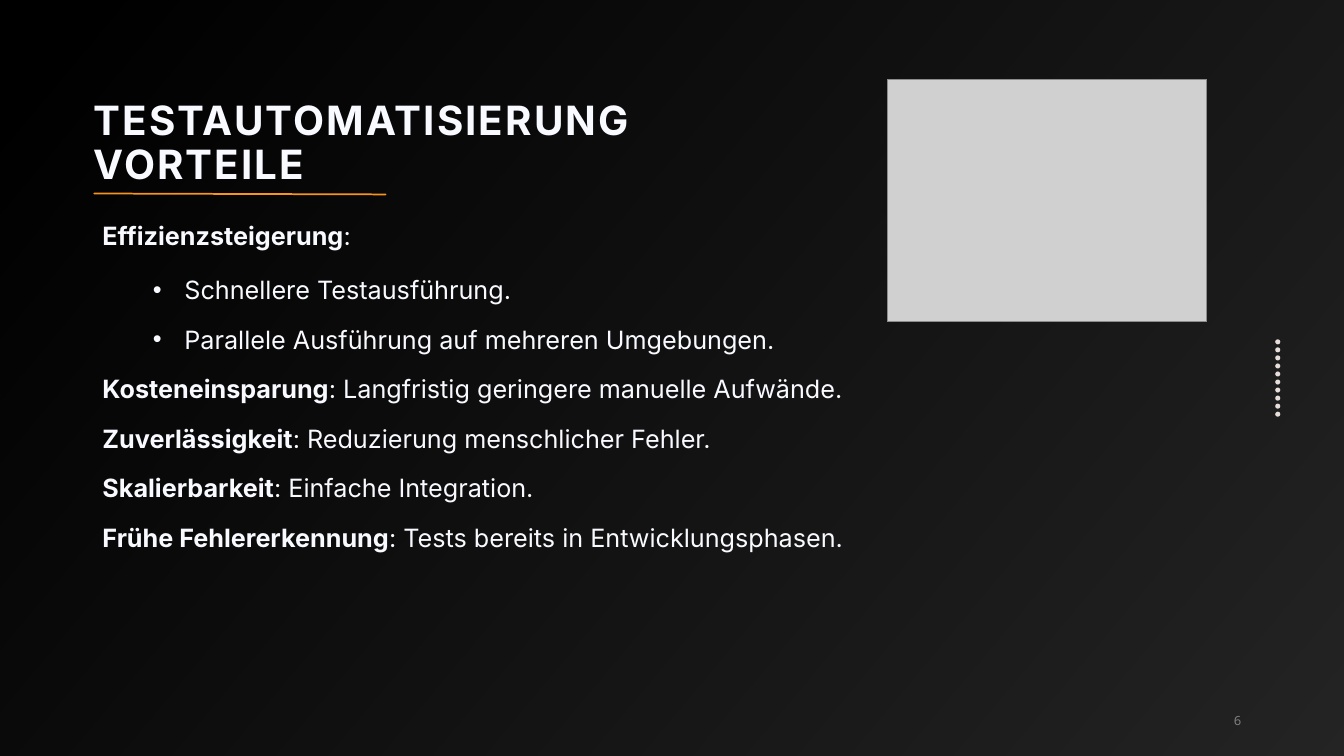
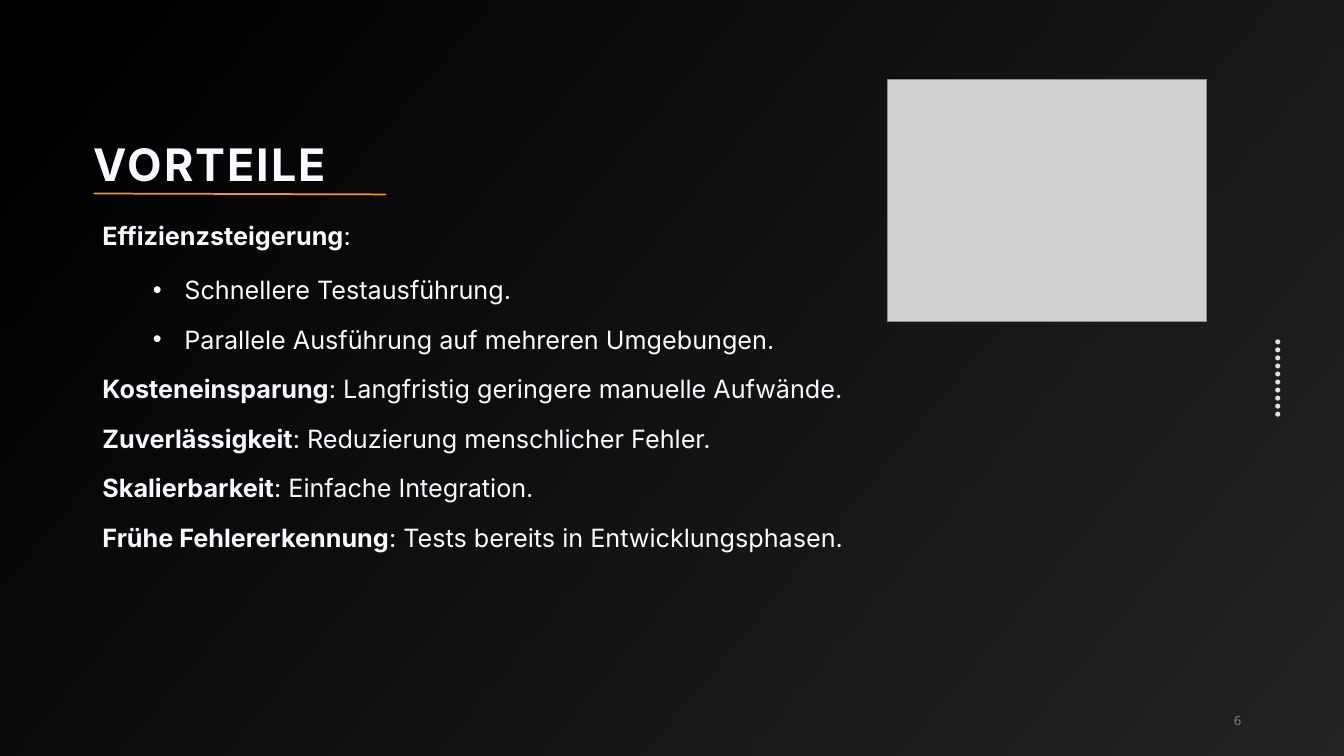
Before and after one commit to 1dah/ali_exam, a slide deck: slide 6 of Präsentation/SDLC Präsentation.pptx. Drawn at 1344x756 pixels with LibreOffice and Linux fonts; fonts in the diff are those of the drawing; grey boxes stand for pictures. Boxes give left, top, right and bottom in pixels: in the first picture for what was removed or moved away, otherwise in the second. Text is boxed around its words. In the diff, an @@ line names an element or a change of style, - is before the commit and + after.

```diff
--- a/Präsentation/SDLC Präsentation.pptx
+++ b/Präsentation/SDLC Präsentation.pptx
@@ title at bbox=[94, 148, 327, 182]: text changed; size 28.8 to 32 pt @@
-TESTAUTOMATISIERUNG
-VORTEILE
+VORTEILE
```
Also in this commit, not shown: 5 other slides changed.
